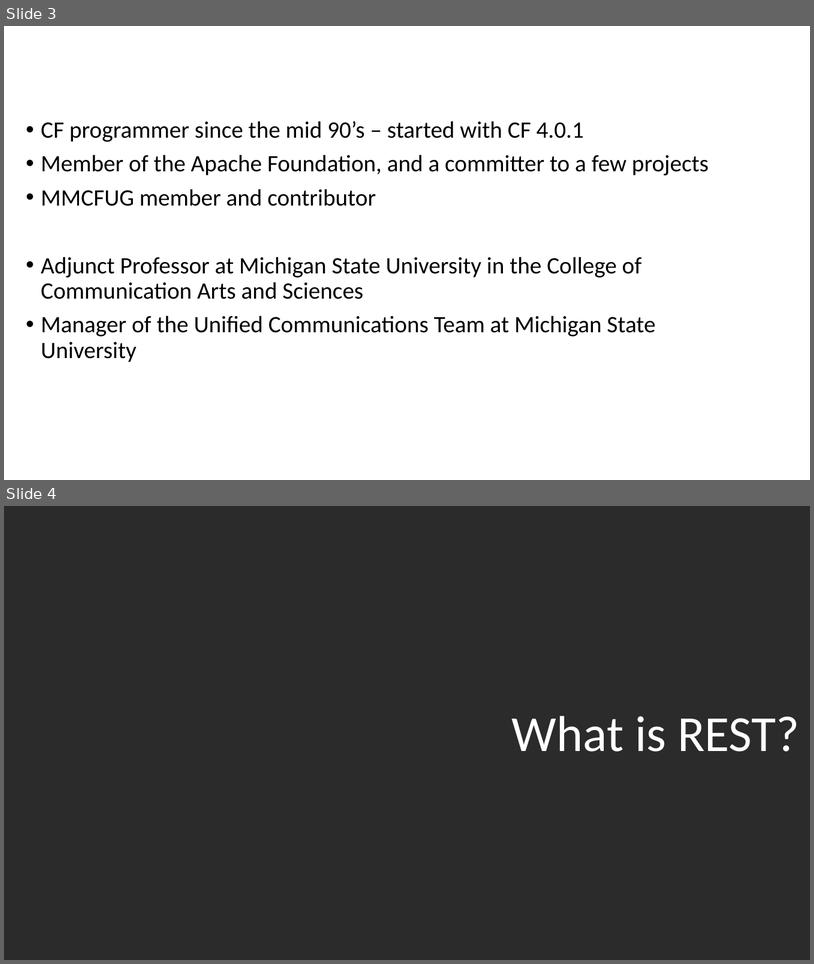
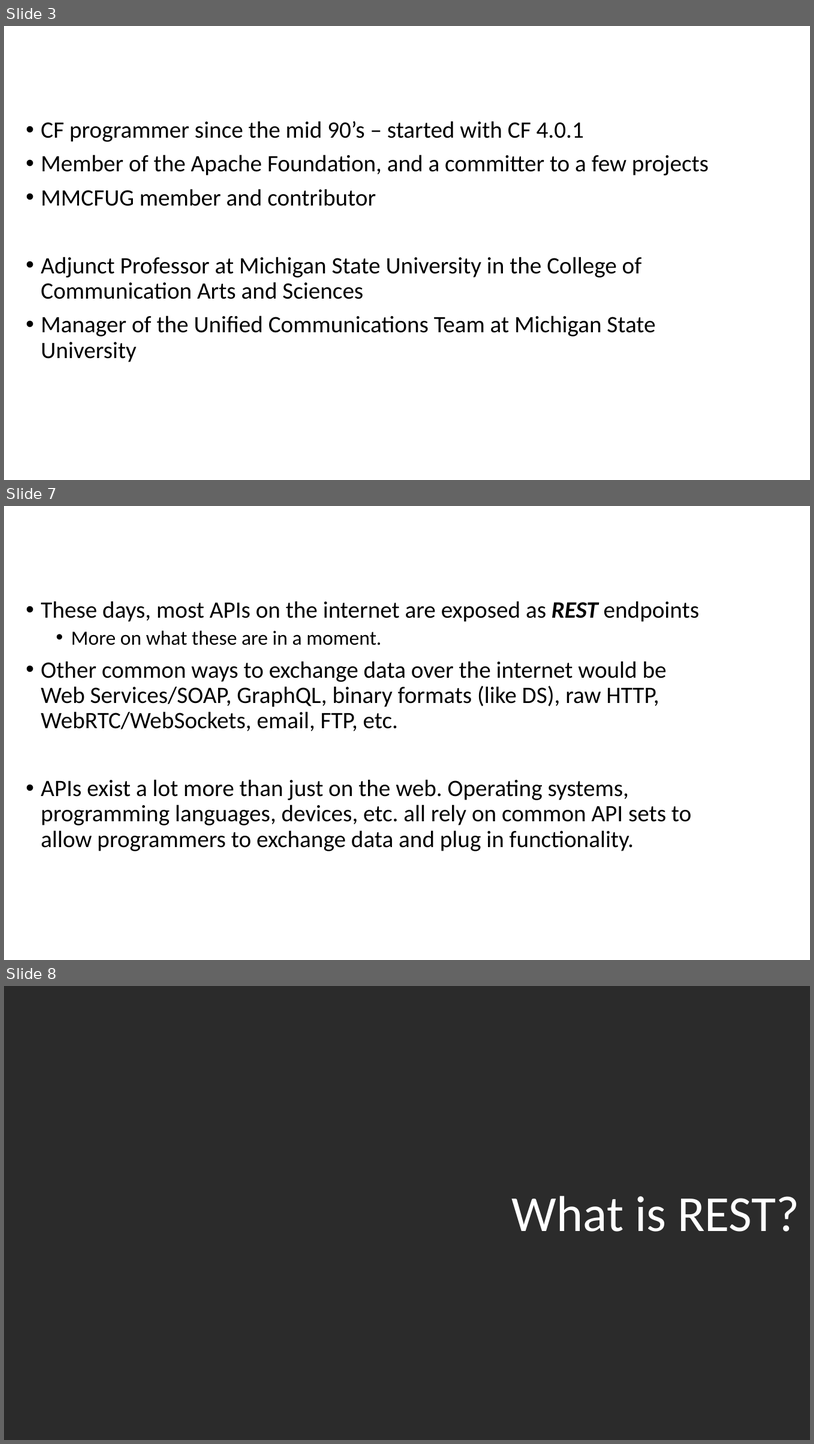
Before and after one commit to quetwo/hawaii-apis, a slide deck: HawaiiCFUG - APIs.pptx. Shown one above the other, each under a label of ours: slides 3 and 4 before the commit, slides 3, 7 and 8 after it; the slides between them are not shown. The pictures are 814x964 and 814x1444 pixels, drawn with LibreOffice and Linux fonts; fonts in the diff are those of the drawing; background and template pictures are left out; a plain dark background stands for a picture behind light text. Boxes give left, top, right and bottom in pixels: in the first picture for what was removed or moved away, otherwise in the second. Text is boxed around its words. In the diff, an @@ line names an element or a change of style, - is before the commit and + after.

```diff
--- a/HawaiiCFUG - APIs.pptx
+++ b/HawaiiCFUG - APIs.pptx
@@ slide 7 added at (x1=4, y1=506, x2=810, y2=960), background picture (left out) @@
@@ title added at (x1=4, y1=506, x2=719, y2=570), 44 pt, text #FFFFFF @@
+APIs
@@ text added at (x1=41, y1=601, x2=699, y2=851), 28 pt, text #000000 @@
+• These days, most APIs on the internet are exposed as REST endpoints
+  • More on what these are in a moment.
+• Other common ways to exchange data over the internet would be Web Services/SOAP, GraphQL, binary formats (like DS), raw HTTP, WebRTC/WebSockets, email, FTP, etc.
+• APIs exist a lot more than just on the web. Operating systems, programming languages, devices, etc. all rely on common API sets to allow programmers to exchange data and plug in functionality.
@@ what was slide 4 is now slide 8 @@
```
Also in this commit, not shown: 3 other slides added, 5 other files.
